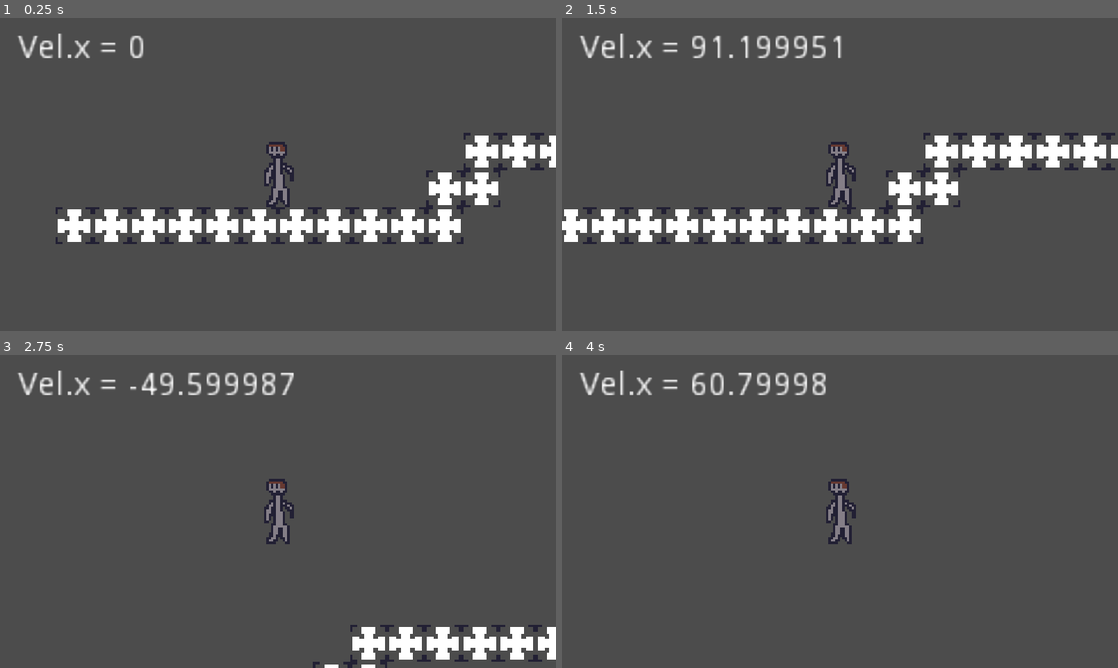
Above: before the commit, frames 1-4 (two rows, left to right).
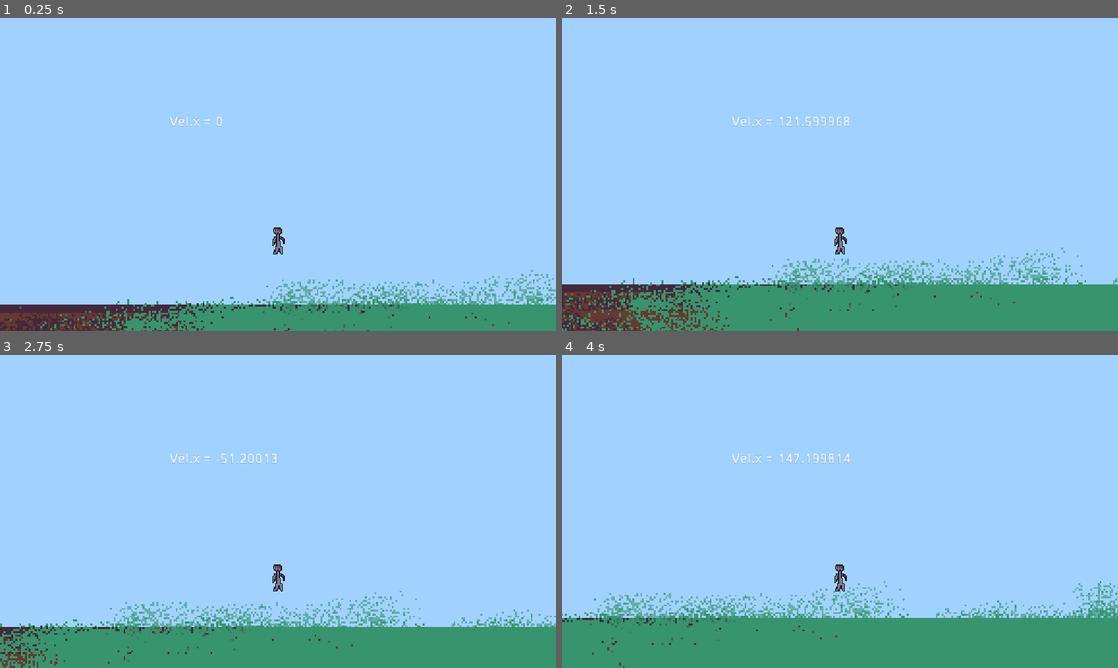
Above: after the commit, the same moments.

Repository: E3BB/Pinkbulls
Game: Godot game, scene res://Scenes/Part1/World/PartOne.tscn
Two runs of this game, one before a commit and one after it. Both use one fixed random seed, a clock stepped at 60 frames per second and the inputs below. The project has no main scene, so this scene is started directly.
Inputs:
- Up to frame 1 (0.25 s): no input
- Up to frame 2 (1.5 s): hold W (Jump) 0.53-1.28 s; hold D (Right) from 0.53 s (still down); tap W (Jump) at 1.35 s
- Up to frame 3 (2.75 s): tap W (Jump) at 1.52, 1.82 s; release D (Right) at 2.03 s; hold A (Left) from 2.03 s (still down); hold W (Jump) from 2.03 s (still down)
- Up to frame 4 (4 s): release A (Left) at 2.78 s; release W (Jump) at 2.78 s; hold D (Right) from 2.78 s (still down); tap W (Jump) at 2.85, 3.02, 3.32 s; hold W (Jump) from 3.53 s (still down)

The runs differ from the first frame. In frame 1, 100% of the frame differs, in the area x 0-100%, y 0-100%; in frame 2, 100%; in frame 3, 100%; in frame 4, 100%.

Commit message:
Made Pt1 BG, added ODS, added Drag, minor changes
+ means Added, - means Removed, = means Reworked/Changed.
+Pt1 BG, +ODS, +Drag, =Jump Conditions, -Tileset

Diff:
--- a/Scenes/Part1/Player/PlayerScripts/Player.gd
+++ b/Scenes/Part1/Player/PlayerScripts/Player.gd
@@ -3,32 +3,39 @@
 # Variables
 var vel : Vector2 # Velocity
 var inputLR : float # Left/Right input, expressed from -1 to 1
-var acc : float = 96 # Player Acceleration
-var maxspeed : int = 96 # Maximum speed
-var gravity : float = 9.8 * 16 # Gravity
-var jump_strength : float = 64 # Jump Strength (How much speed you get when you jump)
+var acc : float = 128 # Player Acceleration
+var gravity : float = 30 * 16 # Gravity
+var jump_strength : float = 256 # Jump Strength (How much speed you get when you jump)
+var drag : float = 256 # Drag force, measured in pixels per second per second
+var stopPower : float = 512 # Power of Stopping (When you move a different way than velocity)
 
 # Physics Process Run
 func _physics_process(delta):
 
 	# Set Input
-	inputLR = (Input.get_action_strength("Right") - Input.get_action_strength("Left")) * acc
+	inputLR = (Input.get_action_strength("Right") - Input.get_action_strength("Left"))
 
 	# Gravity
 	vel.y += gravity * delta
 	vel.y = 0 if is_on_floor() else vel.y
 
-	# Velocity Check and etc.
+	# Velocity Check for Walls
 	vel.x = 0 if is_on_wall() else vel.x
 
-	vel.x = vel.x if vel.x < maxspeed else maxspeed
-	vel.x = vel.x if vel.x > -maxspeed else -maxspeed
+	# Drag Calculations & Opposite-Direction-Speed
+	vel.x -= drag * delta if inputLR == 0 && vel.x > 0 and is_on_floor() else 0
+	vel.x += drag * delta if inputLR == 0 && vel.x < 0 and is_on_floor() else 0
+	vel.x = 0 if vel.x < drag * delta && vel.x > 0 && is_on_floor() && inputLR == 0 else vel.x
+	vel.x = 0 if vel.x > drag * delta && vel.x < 0 && is_on_floor() && inputLR == 0 else vel.x
+
+	vel.x -= abs(inputLR) * stopPower * delta if inputLR < 0 && vel.x > 0 else 0
+	vel.x -= -abs(inputLR) * stopPower * delta if inputLR > 0 && vel.x < 0 else 0
 
 	# Left-Right Input
-	vel.x += inputLR * delta
+	vel.x += inputLR * acc * delta
 
 	# Jump
-	if Input.is_action_just_pressed("Jump"):
+	if Input.is_action_pressed("Jump") && is_on_floor():
 		vel.y -= jump_strength
 
 	# Move
--- a/Scenes/Part1/World/PartOne.tscn
+++ b/Scenes/Part1/World/PartOne.tscn
@@ -1,24 +1,33 @@
-[gd_scene load_steps=3 format=2]
+[gd_scene load_steps=4 format=2]
 
 [ext_resource path="res://Scenes/Part1/Player/Player.tscn" type="PackedScene" id=1]
-[ext_resource path="res://Scenes/Part1/World/WorldResources/WorldTilesetPtI.tres" type="TileSet" id=2]
+[ext_resource path="res://Scenes/Part1/World/WorldResources/PartOneBG.png" type="Texture" id=2]
+
+[sub_resource type="RectangleShape2D" id=1]
+extents = Vector2( 1024, 39 )
 
 [node name="Node2D" type="Node2D"]
+
+[node name="StaticBody2D" type="StaticBody2D" parent="."]
+scale = Vector2( 2, 2 )
+
+[node name="PartOneBg" type="Sprite" parent="StaticBody2D"]
+position = Vector2( 35, -9 )
+texture = ExtResource( 2 )
+
+[node name="CollisionShape2D" type="CollisionShape2D" parent="StaticBody2D"]
+position = Vector2( 35, 80 )
+shape = SubResource( 1 )
 
 [node name="Player" parent="." instance=ExtResource( 1 )]
 
 [node name="Camera2D" type="Camera2D" parent="Player"]
+position = Vector2( 0, -69 )
 current = true
-zoom = Vector2( 0.125, 0.125 )
+zoom = Vector2( 0.3, 0.3 )
 
 [node name="Label" type="Label" parent="Player/Camera2D"]
 margin_left = -112.0
 margin_top = -61.0
 margin_right = -106.0
 margin_bottom = -47.0
-
-[node name="TileMap" type="TileMap" parent="."]
-tile_set = ExtResource( 2 )
-cell_size = Vector2( 16, 16 )
-format = 1
-tile_data = PoolIntArray( -196595, 0, 0, -196594, 0, 0, -196593, 0, 0, -196592, 0, 0, -131060, 0, 0, -65531, 0, 0, -65530, 0, 0, -65529, 0, 0, -65528, 0, 0, -65527, 0, 0, -65526, 0, 0, -65525, 0, 0, -65524, 0, 0, 4, 0, 0, 5, 0, 0, 131066, 0, 0, 131067, 0, 0, 131068, 0, 0, 131069, 0, 0, 131070, 0, 0, 131071, 0, 0, 65536, 0, 0, 65537, 0, 0, 65538, 0, 0, 65539, 0, 0, 65540, 0, 0 )
--- a/Scenes/Part1/World/WorldResources/WorldTilesetPtI.tres
+++ /dev/null
@@ -1,29 +0,0 @@
-[gd_resource type="TileSet" load_steps=3 format=2]
-
-[ext_resource path="res://Scenes/Sprite-0001.png" type="Texture" id=1]
-
-[sub_resource type="ConvexPolygonShape2D" id=1]
-points = PoolVector2Array( 16, 16, 0, 16, 0, 0, 16, 0 )
-
-[resource]
-0/name = "Sprite-0001.png 0"
-0/texture = ExtResource( 1 )
-0/tex_offset = Vector2( 0, 0 )
-0/modulate = Color( 1, 1, 1, 1 )
-0/region = Rect2( 0, 0, 16, 16 )
-0/tile_mode = 0
-0/occluder_offset = Vector2( 0, 0 )
-0/navigation_offset = Vector2( 0, 0 )
-0/shape_offset = Vector2( 0, 0 )
-0/shape_transform = Transform2D( 1, 0, 0, 1, 0, 0 )
-0/shape = SubResource( 1 )
-0/shape_one_way = false
-0/shape_one_way_margin = 1.0
-0/shapes = [ {
-"autotile_coord": Vector2( 0, 0 ),
-"one_way": false,
-"one_way_margin": 1.0,
-"shape": SubResource( 1 ),
-"shape_transform": Transform2D( 1, 0, 0, 1, 0, 0 )
-} ]
-0/z_index = 0
Binary file added: Scenes/Part1/World/WorldResources/PartOneBG.png
Not shown, added: Scenes/Part1/World/WorldResources/PartOneBG.png.import
